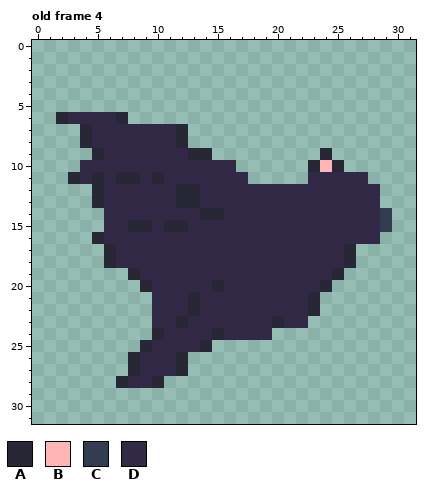
One commit to this pixel-art file: imagenes/intento choque.aseprite. The picture above was drawn from the file before the commit.
32x32 pixels, 9 frames. Shown: old frame 4. The commit also changed other frames, which this record leaves out.
Palette (. is transparent): A #272736  B #ffb5b5  C #323e4f  D #322947
Pixels before, old frame 4, first column x 2:
 6 ADDDDA......................
 7 ..ADDDDDDDA.................
 8 ..ADDDDDDDA.................
 9 ...ADDDDDDDAA.........A.....
10 ..DDDDDDDDDDDDD......ABA....
11 .ADADAADADDDDDDD.....DDDDD..
12 ...ADDDDDDAADDDDDDDDDDDDDDD.
13 ...ADDDDDDAADDDDDDDDDDDDDDD.
14 ....DDDDDDDDAADDDDDDDDDDDDDC
15 ....DDAADAADDDDDDDDDDDDDDDDC
16 ...ADDDDDDDDDDDDDDDDDDDDDDD.
17 ....ADDDDDDDDDDDDDDDDDDDA...
18 ....ADDDDDDDDDDDDDDDDDDDA...
19 ......ADDDDDDDDDDDDDDDDA....
20 .......ADDDDDADDDDDDDDA.....
21 ........DDDADDDDDDDDDA......
22 ........DDDADDDDDDDDDA......
23 ........DDADDDDDDDADD.......
24 ........ADDDDADDDD..........
25 .......ADDDDA...............
26 ......ADDDA.................
27 ......ADDDA.................
28 .....ADDA...................
After the commit:
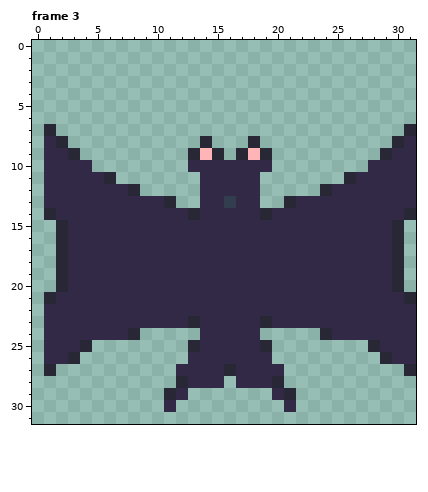
Change:
frames 9 -> 8
Frame 3 against old frame 4:
y 6: x 2..7 ADDDDA -> ......
y 7: x 1 . -> A; x 4..12 ADDDDDDDA -> .........; x 31 . -> A
y 8: x 1..2 .. -> DA; x 4..12 ADDDDDDDA -> .........; x 14 . -> A; x 18 . -> A; x 30..31 .. -> AD
y 9: x 1..3 ... -> DDA; x 5..12 ADDDDDDD -> ........; x 14..15 A. -> BA; x 17..19 ... -> ABA; x 24 A -> .; x 29..31 ... -> ADD
y 10: x 1..3 ... -> DDD; x 5..12 DDDDDDDD -> ........; x 17..19 ... -> DDD; x 23..25 ABA -> ...; x 28..31 .... -> DDDD
y 11: x 1..3 ..A -> DDD; x 5..13 ADAADADDD -> DA.......; x 18 . -> D; x 23..26 DDDD -> ...A; x 28..31 .... -> DDDD
y 12: x 1..5 ....A -> DDDDD; x 8..13 DDDDAA -> A.....; x 19..24 DDDDDD -> .....A; x 29..31 ... -> DDD
y 13: x 1..5 ....A -> DDDDD; x 11..13 DAA -> A..; x 16 D -> C; x 19..21 DDD -> ..A; x 29..31 ... -> DDD
y 14: x 1..5 ..... -> ADDDD; x 13..15 DAA -> ADD; x 19 D -> A; x 29..31 C.. -> DDA
y 15: x 2..5 .... -> ADDD; x 8..9 AA -> DD; x 11..12 AA -> DD; x 29..30 C. -> DA
y 16: x 2..5 ...A -> ADDD; x 29..30 .. -> DA
y 17..18: x 2..6 ....A -> ADDDD; x 26..30 A.... -> DDDDA
y 19: x 2..8 ......A -> ADDDDDD; x 25..30 A..... -> DDDDDA
y 20: x 2..9 .......A -> ADDDDDDD; x 15 A -> D; x 24..30 A...... -> DDDDDDA
y 21: x 1..9 ......... -> ADDDDDDDD; x 13 A -> D; x 23..31 A........ -> DDDDDDDDA
y 22: x 1..9 ......... -> DDDDDDDDD; x 13 A -> D; x 23..31 A........ -> DDDDDDDDD
y 23: x 1..9 ......... -> DDDDDDDDD; x 12..13 AD -> DA; x 19..20 DA -> AD; x 23..31 ......... -> DDDDDDDDD
y 24: x 1..8 ........ -> DDDDDDDA; x 10..13 ADDD -> ....; x 15 A -> D; x 19 D -> .; x 24..31 ........ -> ADDDDDDD
y 25: x 1..4 .... -> DDDA; x 9..19 ADDDDA..... -> ....ADDDDDA; x 28..31 .... -> ADDD
y 26: x 1..3 ... -> DDA; x 8..19 ADDDA....... -> .....DDDDDDD; x 29..31 ... -> ADD
y 27: x 1 . -> A; x 8..20 ADDDA........ -> ....DDDDADDDD; x 31 . -> A
y 28: x 7..10 ADDA -> ....; x 12..15 .... -> ADDD; x 17..20 .... -> DDDA
y 29: x 11..12 .. -> AD; x 20..21 .. -> DA
y 30: x 11 . -> D; x 21 . -> D
